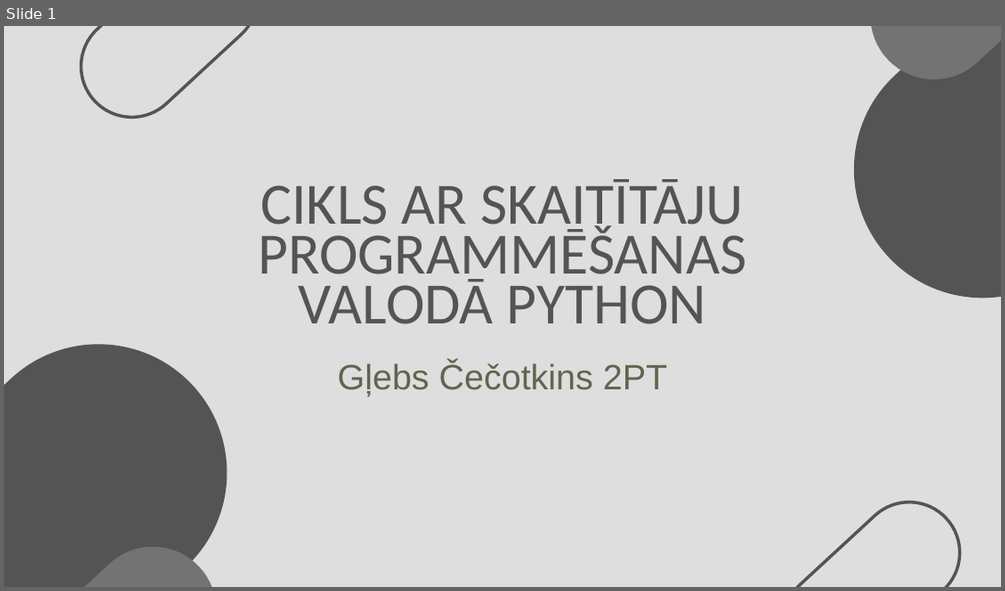
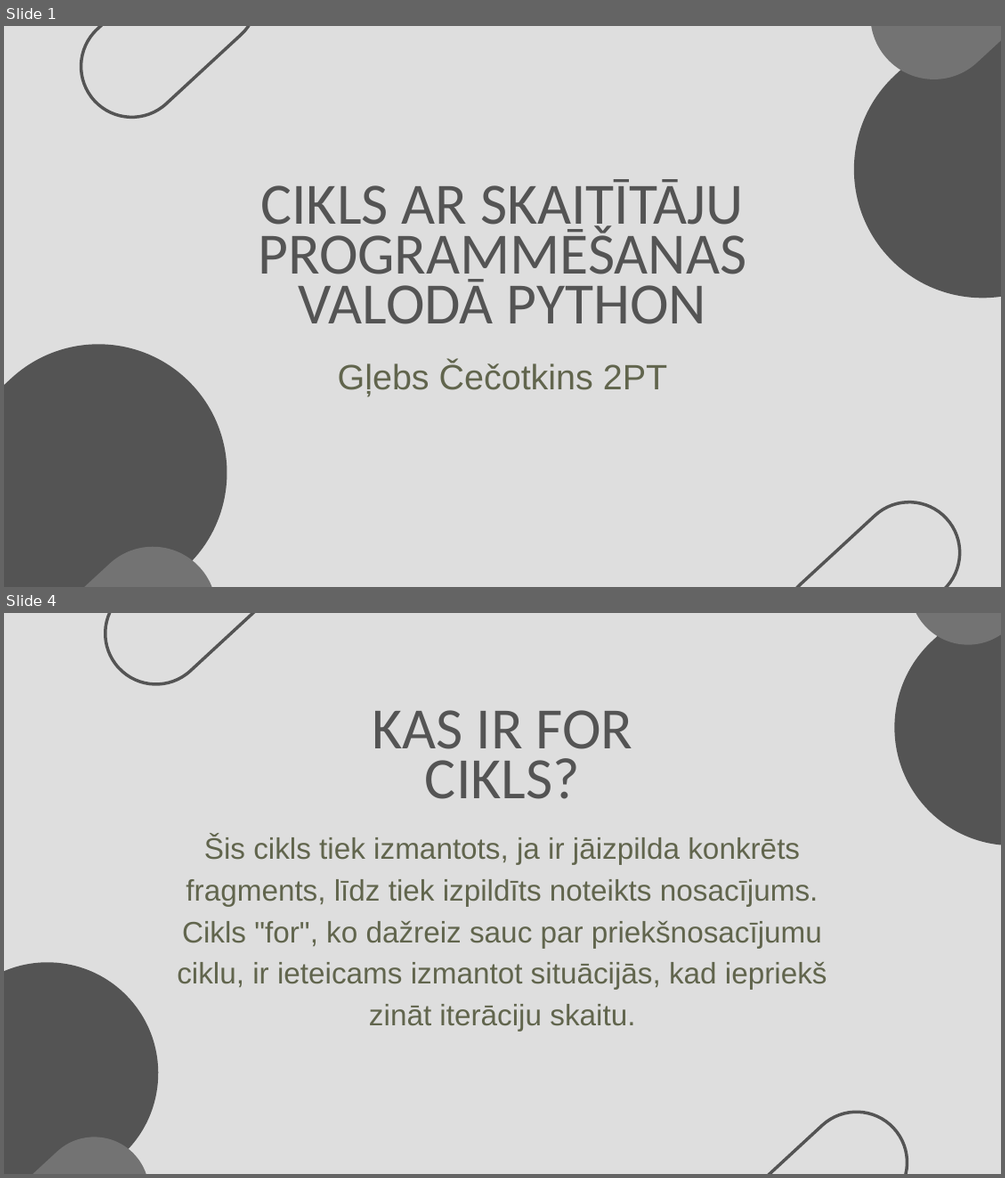
Before and after one commit to 123gleb123/Cecotkins_Eksamens2, a slide deck: Cikls ar skaitītāju programmēšanas valodā Python.pptx. Shown one above the other, each under a label of ours: slide 1 before the commit, slides 1 and 4 after it; the slides between them are not shown. The pictures are 1005x591 and 1005x1178 pixels, drawn with LibreOffice and Linux fonts; fonts in the diff are those of the drawing. Boxes give left, top, right and bottom in pixels: in the first picture for what was removed or moved away, otherwise in the second. Text is boxed around its words. In the diff, an @@ line names an element or a change of style, - is before the commit and + after.

```diff
--- a/Cikls ar skaitītāju programmēšanas valodā Python.pptx
+++ b/Cikls ar skaitītāju programmēšanas valodā Python.pptx
@@ slide 4 added at bbox=[4, 613, 1001, 1174], background #DEDEDE @@
@@ freeform shape added at bbox=[84, 613, 302, 706], outline #545454 4.5 pt @@
@@ freeform shape added at bbox=[846, 613, 1001, 894], fill #545454 @@
@@ freeform shape added at bbox=[885, 613, 1001, 669], fill #737373 @@
@@ text added at bbox=[372, 710, 633, 799], 84.5 pt, text #545454 @@
+KAS IR FOR CIKLS?
@@ text added at bbox=[177, 835, 827, 1030], 42.8 pt, text #61654D @@
+Šis cikls tiek izmantots, ja ir jāizpilda konkrēts fragments, līdz tiek izpildīts noteikts nosacījums. Cikls "for", ko dažreiz sauc par priekšnosacījumu ciklu, ir ieteicams izmantot situācijās, kad iepriekš zināt iterāciju skaitu.
@@ freeform shape added at bbox=[4, 916, 204, 1174], fill #545454 @@
@@ freeform shape added at bbox=[711, 1091, 928, 1174], outline #545454 4.5 pt @@
@@ freeform shape added at bbox=[4, 1114, 172, 1174], fill #737373 @@
```
Also in this commit, not shown: 15 other slides added, 9 slides removed, 1 other file.
